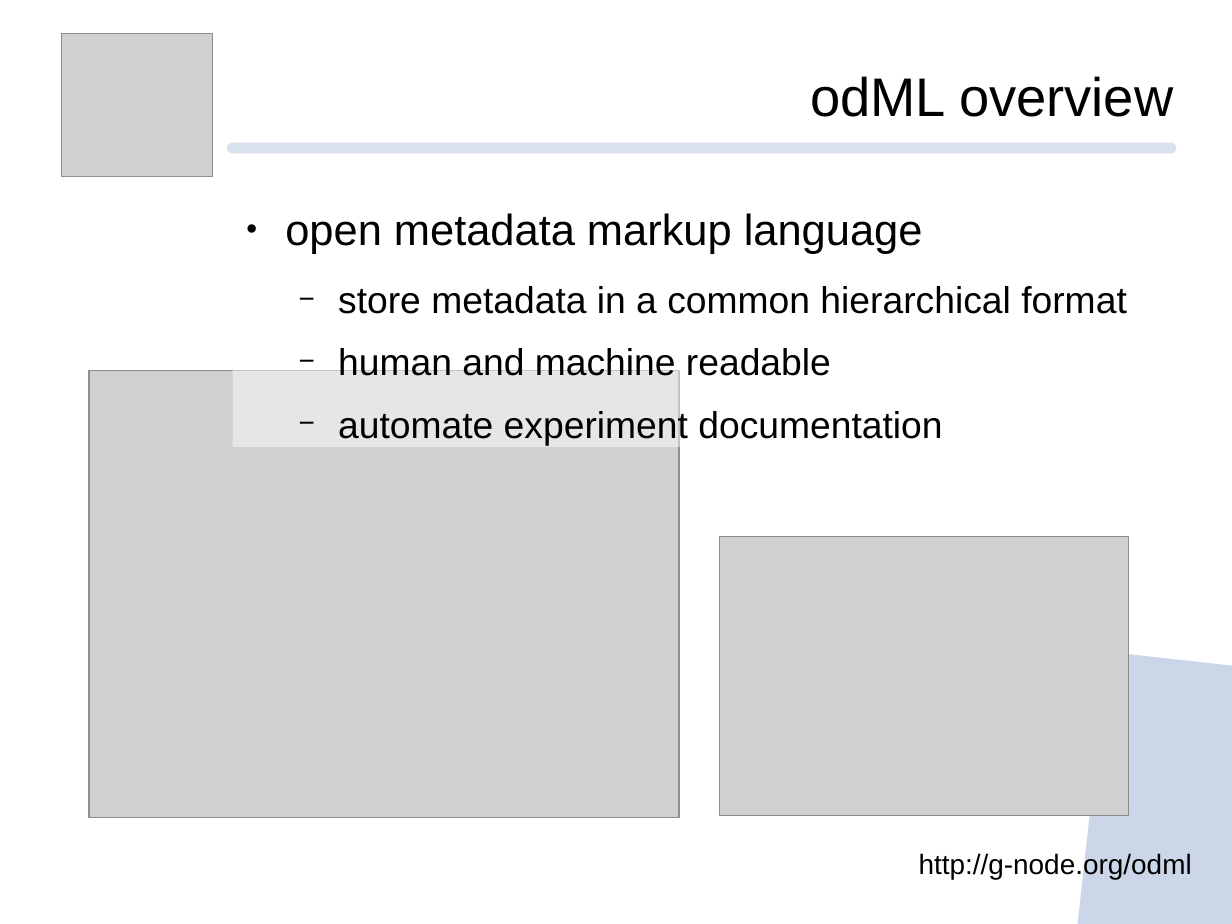
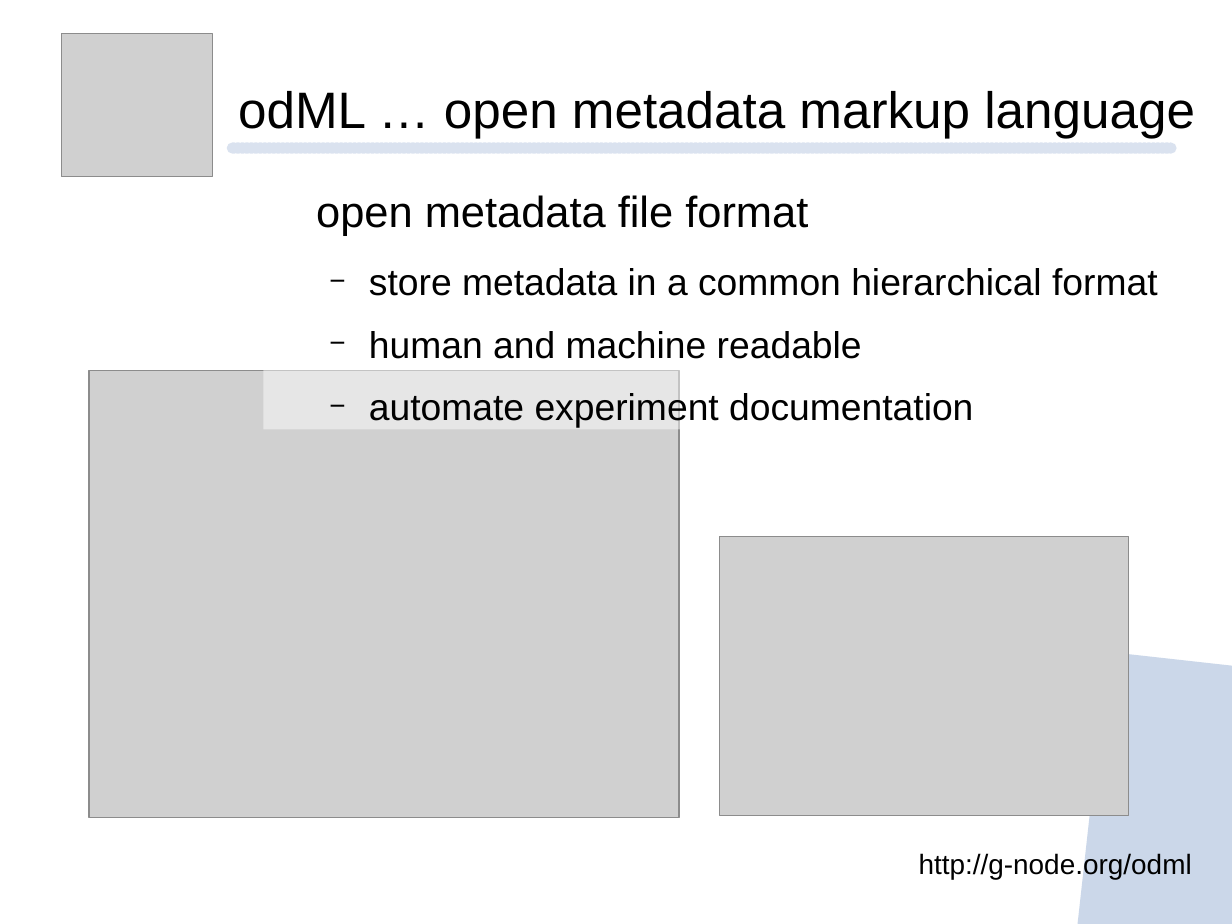
Before and after one commit to mpsonntag/prespost, a slide deck: slide 10 of 202009_BCCN_online/202009_BCCN_Online_conference.odp (slide 11 before the commit). Drawn at 1232x924 pixels with LibreOffice and Linux fonts; fonts in the diff are those of the drawing; grey boxes stand for pictures; background and template pictures are left out. Boxes give left, top, right and bottom in pixels: in the first picture for what was removed or moved away, otherwise in the second. Text is boxed around its words. In the diff, an @@ line names an element or a change of style, - is before the commit and + after.

```diff
--- a/202009_BCCN_online/202009_BCCN_Online_conference.odp
+++ b/202009_BCCN_online/202009_BCCN_Online_conference.odp
@@ text at (238,91,1195,138): text changed; size 35 to 33 pt @@
-odML overview
+odML … open metadata markup language
@@ text "open metadata file format": place and size @@
-text "open metadata file format" at (285,213,1127,445)
+text "open metadata file format" at (316,195,1158,428)
@@ text at (316,195,808,236): text changed @@
-● open metadata markup language
+open metadata file format
```
Also in this commit, not shown: 9 other slides changed, 1 slide added, 3 slides removed.
